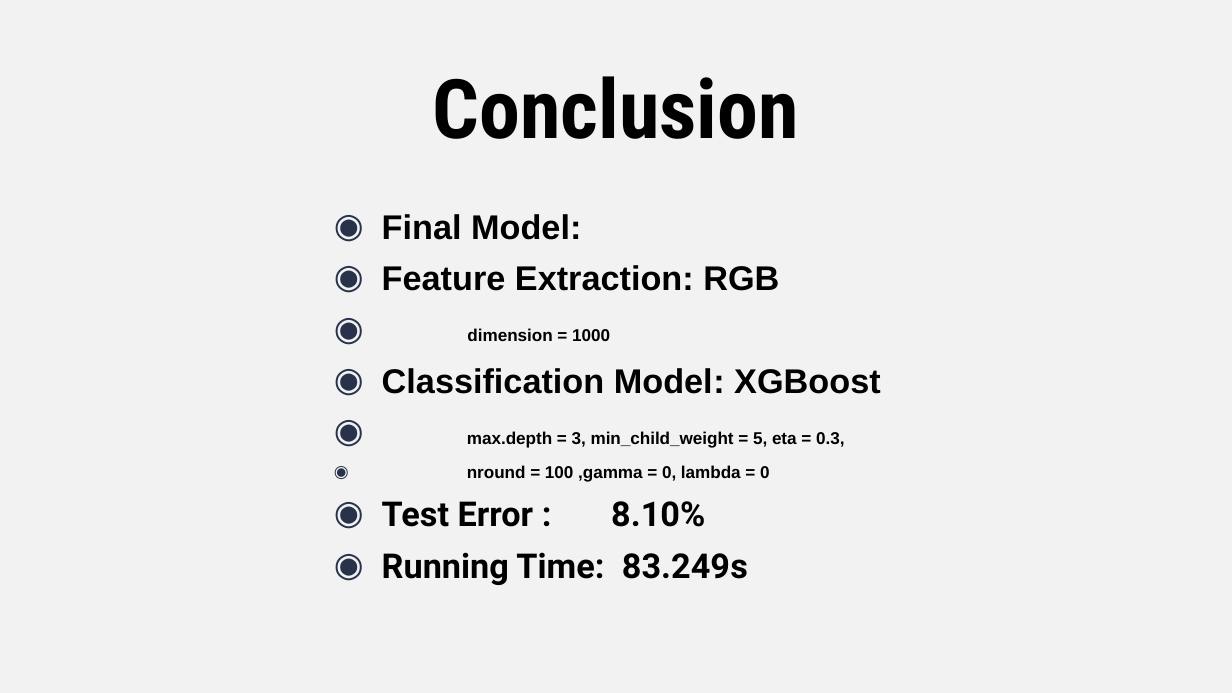
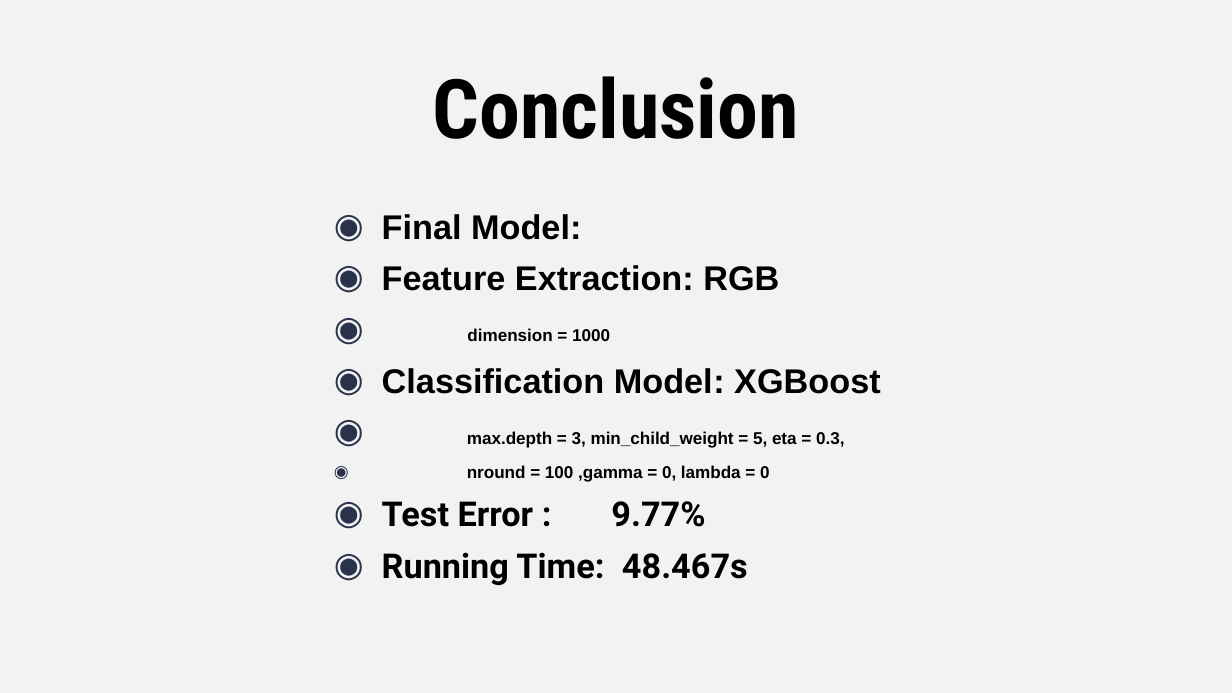
Before and after one commit to JingyiWang3/Predictive-Analytics-on-Image-Data, a slide deck: slide 18 of doc/Group9_Presentation.pptx. Drawn at 1232x693 pixels with LibreOffice and Linux fonts; fonts in the diff are those of the drawing. Boxes give left, top, right and bottom in pixels: in the first picture for what was removed or moved away, otherwise in the second. Text is boxed around its words. In the diff, an @@ line names an element or a change of style, - is before the commit and + after.

```diff
--- a/doc/Group9_Presentation.pptx
+++ b/doc/Group9_Presentation.pptx
@@ text at [382, 501, 748, 585]: text changed @@
-◉ Test Error : 8.10%
-◉ Running Time: 83.249s
+◉ Test Error : 9.77%
+◉ Running Time: 48.467s
```
Also in this commit, not shown: 3 other slides changed, 3 other files.
